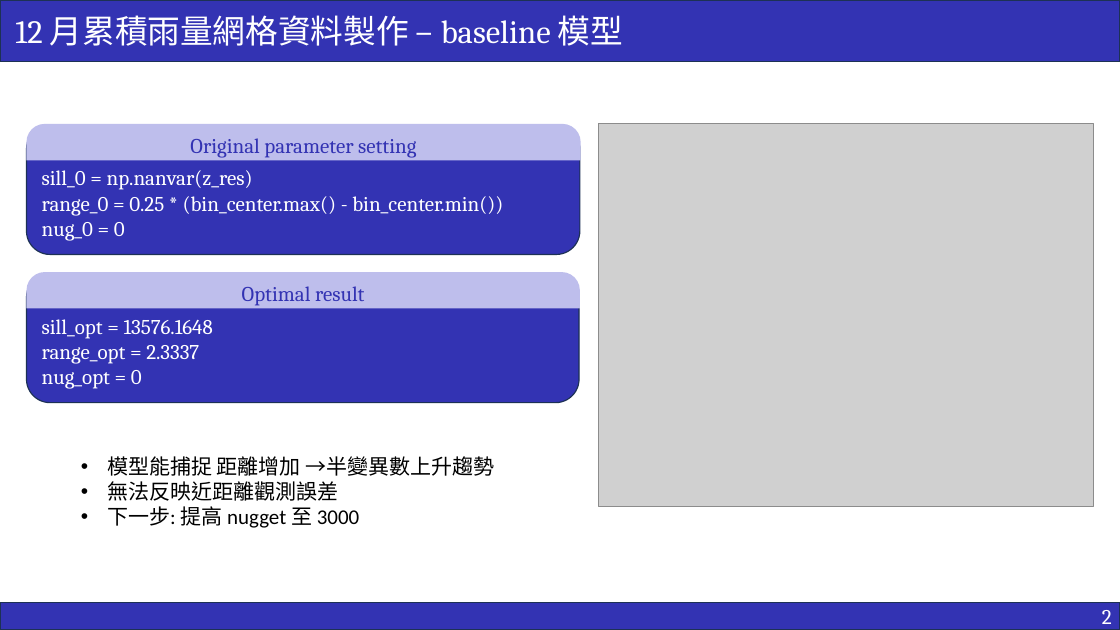
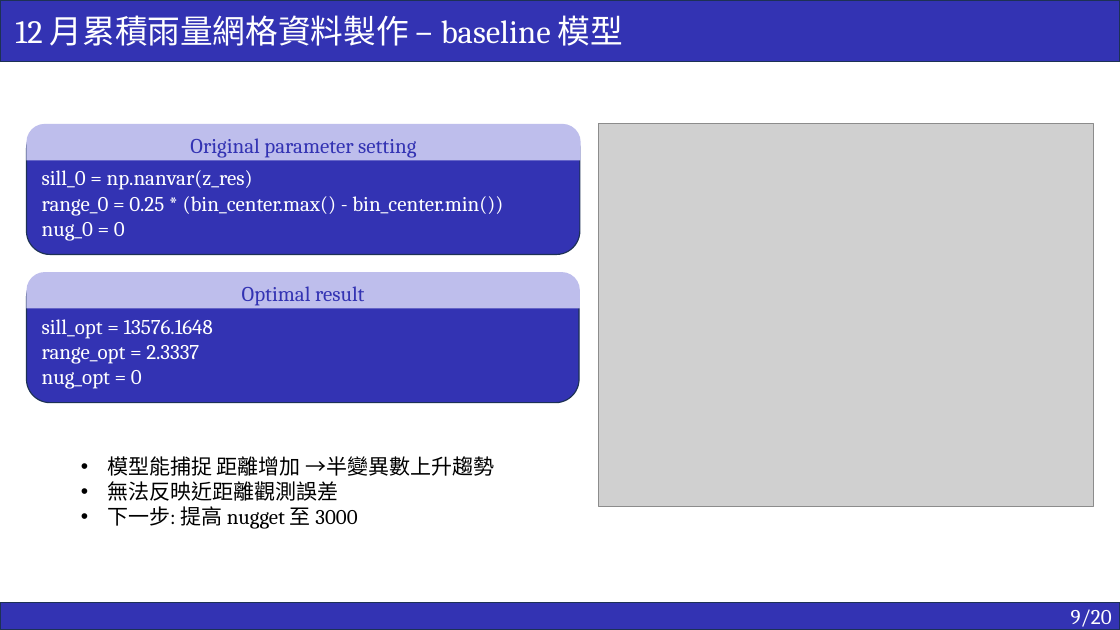
Before and after one commit to ricki0313/rainfall_practice, a slide deck: slide 10 of report/rainfall_report.pptx. Drawn at 1120x630 pixels with LibreOffice and Linux fonts; fonts in the diff are those of the drawing; grey boxes stand for pictures. Boxes give left, top, right and bottom in pixels: in the first picture for what was removed or moved away, otherwise in the second. Text is boxed around its words. In the diff, an @@ line names an element or a change of style, - is before the commit and + after.

```diff
--- a/report/rainfall_report.pptx
+++ b/report/rainfall_report.pptx
@@ text "模型能捕捉 距離增加 →半變異數上升趨勢" at bbox=[107, 456, 495, 529]: font Calibri to Cambria @@
@@ text in rectangle at bbox=[1071, 609, 1112, 630]: text changed @@
-2
+9/20
```
Also in this commit, not shown: 15 other slides changed, 5 slides added, 1 slide removed, 4 other files.
